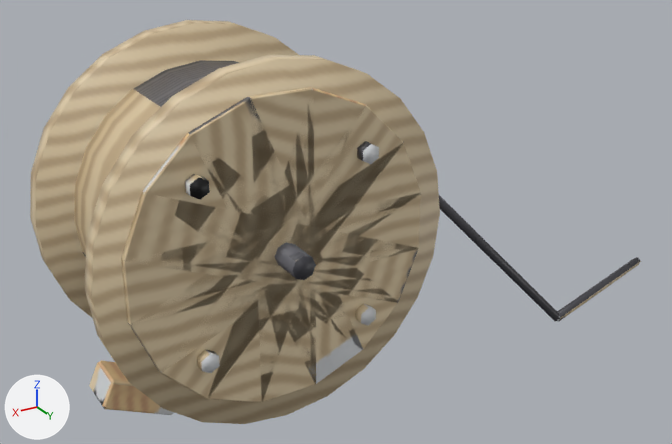
The FBX model unity/CheckoutSimulator/Assets/Resources/EventProps2/Maquininha_CableReel.fbx as it was, and as the next commit left it.
Rendered twice from a camera (50 mm lens) standing at (0.901, 1.989, 1.363) and looking at (-0.322, -0.049, 0.344). The lights are fixed; the arrows at lower left show +X, +Y and +Z. The older version comes first. Where no turn or scale is listed for an object, it has been applied to the vertices. Vertices at exactly the same position are counted once.

Objects in the first picture: 'Maquininha_CableReel'.
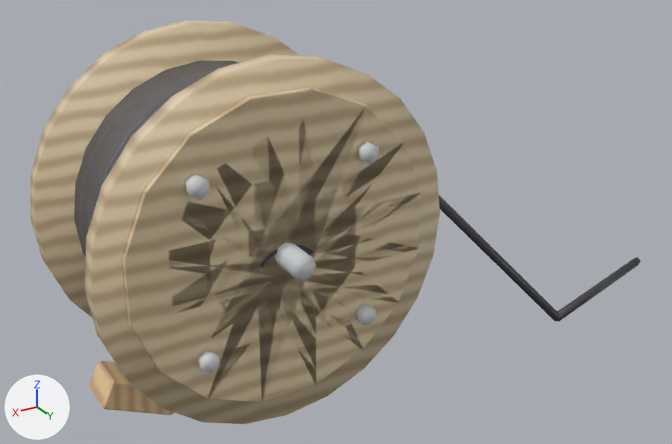
What the commit changed:
me_cylinder_605 is used by ob_maquininha_cablereel; location (0.0, 0.0, 0.0).
me_cylinder_605 had 922 vertices, 815 faces and spanned x -1.4..0.45, y -0.35..0.35, z -0.04..0.9.
me_cylinder_605 now has 830 vertices, 698 faces and spans x -1.4..0.45, y -0.35..0.35, z -0.04..0.9.
Part 1, on me_cylinder_605:
105 vertices are removed from x -0.38..0.13, y -0.24..0.27, z 0.37..0.66.
165 faces are deleted.
27 vertices move from x -0.17..0.11, y 0.26, z 0.38..0.49 to x -0.04..0.05, y 0.26..0.27, z 0.38..0.46.
64 vertices are added at x -0.38..0.07, y -0.25..0.27, z 0.37..0.66.
89 new faces join them.
me_cylinder_605 part 2: 525 kept faces spanning x -1.4..0.45, y -0.35..0.35, z -0.04..0.9 get new texture (UV) coordinates.
Other edits to the shape of me_cylinder_605 do not show in these pictures.

Pixel boxes (x1, y1, x2, y2) of what changed, in the pictures (672 x 444 px):
part 1 of me_cylinder_605, built on: (125, 105, 421, 399) in both
part 2 of me_cylinder_605, surface changed: (30, 20, 641, 415) in both
